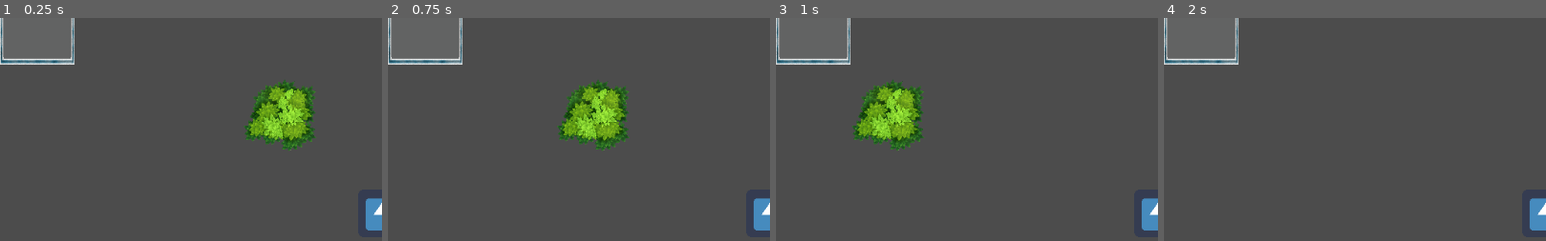
Above: before the commit, frames 1-4 (left to right).
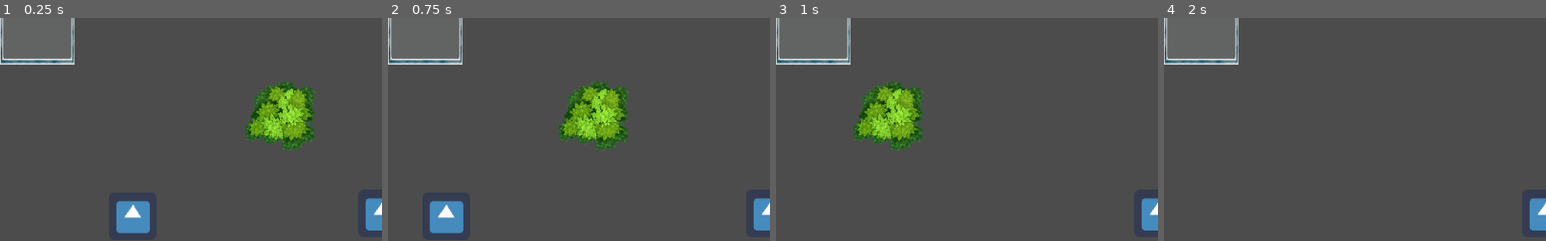
Above: after the commit, the same moments.

Repository: Brawmario/design-de-jogos-2019
Game: Godot game, scene res://Level/Level.tscn
The game is run twice, just before and just after one commit, with the same random seed, the same clock (stepped at 60 frames per second) and the same inputs. The engine's default icon, where the game draws it, is replaced by a stand-in: a white triangle on a blue panel in a dark square.
Inputs:
- Up to frame 1 (0.25 s): no input
- Up to frame 2 (0.75 s): tap Enter at 0.5 s; hold Right (ui_right) from 0.53 s (still down)
- Up to frame 3 (1 s): keep holding Right (ui_right)
- Up to frame 4 (2 s): release Right (ui_right) at 1.28 s; hold Down (ui_down) from 1.28 s (still down)
The pictures show only the part of the screen within x 0-50%, y 6-56%; the shares and areas given below are measured in that part.

The runs differ from the first frame. In frame 1, 1.3% of the frame differs, in the area x 30-40%, y 82-97%; in frame 2, 1.3%, in the area x 10-20%, y 82-97%; in frame 3, nothing differs; in frame 4, nothing differs.

Commit message:
basic Boss behaviour

Diff:
--- /dev/null
+++ b/Boss/Boss.gd
@@ -0,0 +1,30 @@
+extends KinematicBody2D
+class_name Boss
+
+var vel := 7000.0
+var follow_player := false
+var player_ref: Player
+
+func _process(delta):
+	if follow_player:
+		follow(delta)
+
+func follow(delta: float):
+	var dir := (player_ref.global_position - self.global_position).normalized()
+	print(dir)
+	move_and_slide(dir * vel * delta)
+
+func _on_Area2D_body_entered(body):
+	var player := body as Player
+	if not player:
+		return
+	print("Boss started following")
+	player_ref = player
+	follow_player = true
+
+func _on_Area2D_body_exited(body):
+	var player := body as Player
+	if not player:
+		return
+	print("Boss stopped following")
+	follow_player = false
--- /dev/null
+++ b/Boss/Boss.tscn
@@ -0,0 +1,26 @@
+[gd_scene load_steps=5 format=2]
+
+[ext_resource path="res://Boss/Boss.gd" type="Script" id=1]
+[ext_resource path="res://icon.png" type="Texture" id=2]
+
+[sub_resource type="RectangleShape2D" id=1]
+extents = Vector2( 33.449, 32.7144 )
+
+[sub_resource type="CircleShape2D" id=2]
+radius = 264.678
+
+[node name="Boss" type="KinematicBody2D"]
+script = ExtResource( 1 )
+
+[node name="CollisionShape2D" type="CollisionShape2D" parent="."]
+shape = SubResource( 1 )
+
+[node name="Sprite" type="Sprite" parent="."]
+texture = ExtResource( 2 )
+
+[node name="Area2D" type="Area2D" parent="."]
+
+[node name="CollisionShape2D" type="CollisionShape2D" parent="Area2D"]
+shape = SubResource( 2 )
+[connection signal="body_entered" from="Area2D" to="." method="_on_Area2D_body_entered"]
+[connection signal="body_exited" from="Area2D" to="." method="_on_Area2D_body_exited"]
--- a/Level/Level.tscn
+++ b/Level/Level.tscn
@@ -1,7 +1,8 @@
-[gd_scene load_steps=5 format=2]
+[gd_scene load_steps=6 format=2]
 
-[ext_resource path="res://Player/Player.tscn" type="PackedScene" id=1]
-[ext_resource path="res://Items/Leaves/Leaves.tscn" type="PackedScene" id=2]
+[ext_resource path="res://Boss/Boss.tscn" type="PackedScene" id=1]
+[ext_resource path="res://Player/Player.tscn" type="PackedScene" id=2]
+[ext_resource path="res://Items/Leaves/Leaves.tscn" type="PackedScene" id=3]
 
 [sub_resource type="RectangleShape2D" id=1]
 extents = Vector2( 1000, 10 )
@@ -16,6 +17,9 @@
 
 [node name="CollisionShape2D" type="CollisionShape2D" parent="Wall"]
 shape = SubResource( 1 )
+
+[node name="RigidBody2D" parent="Wall" instance=ExtResource( 1 )]
+position = Vector2( -337.067, -171.807 )
 
 [node name="Wall2" type="StaticBody2D" parent="."]
 position = Vector2( 0, 1000 )
--- a/project.godot
+++ b/project.godot
@@ -9,6 +9,11 @@
 config_version=4
 
 _global_script_classes=[ {
+"base": "KinematicBody2D",
+"class": "Boss",
+"language": "GDScript",
+"path": "res://Boss/Boss.gd"
+}, {
 "base": "Area2D",
 "class": "Leaves",
 "language": "GDScript",
@@ -20,6 +25,7 @@
 "path": "res://Player/Player.gd"
 } ]
 _global_script_class_icons={
+"Boss": "",
 "Leaves": "",
 "Player": ""
 }
Not shown: 1 places in Level/Level.tscn that only renumber resources
